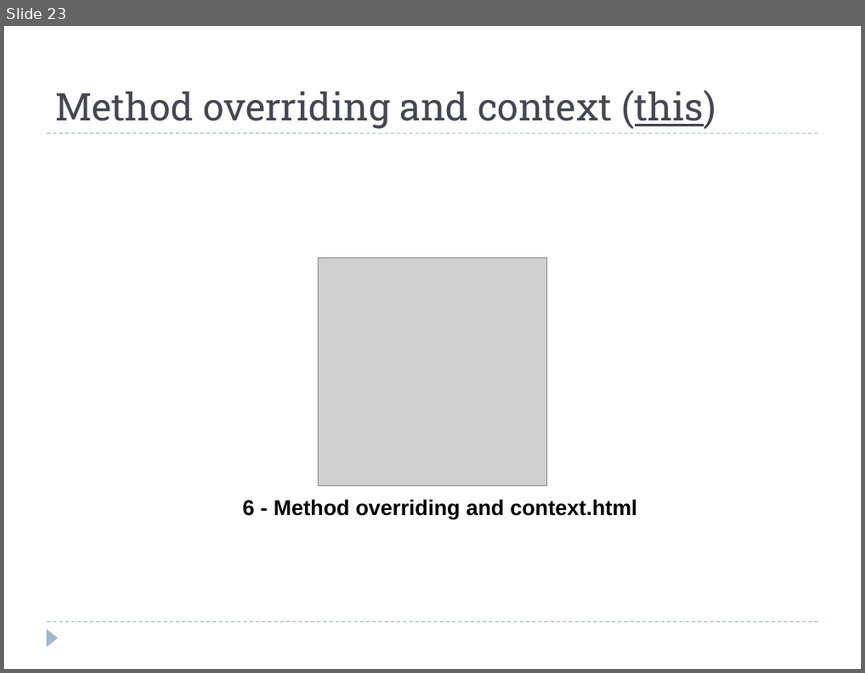
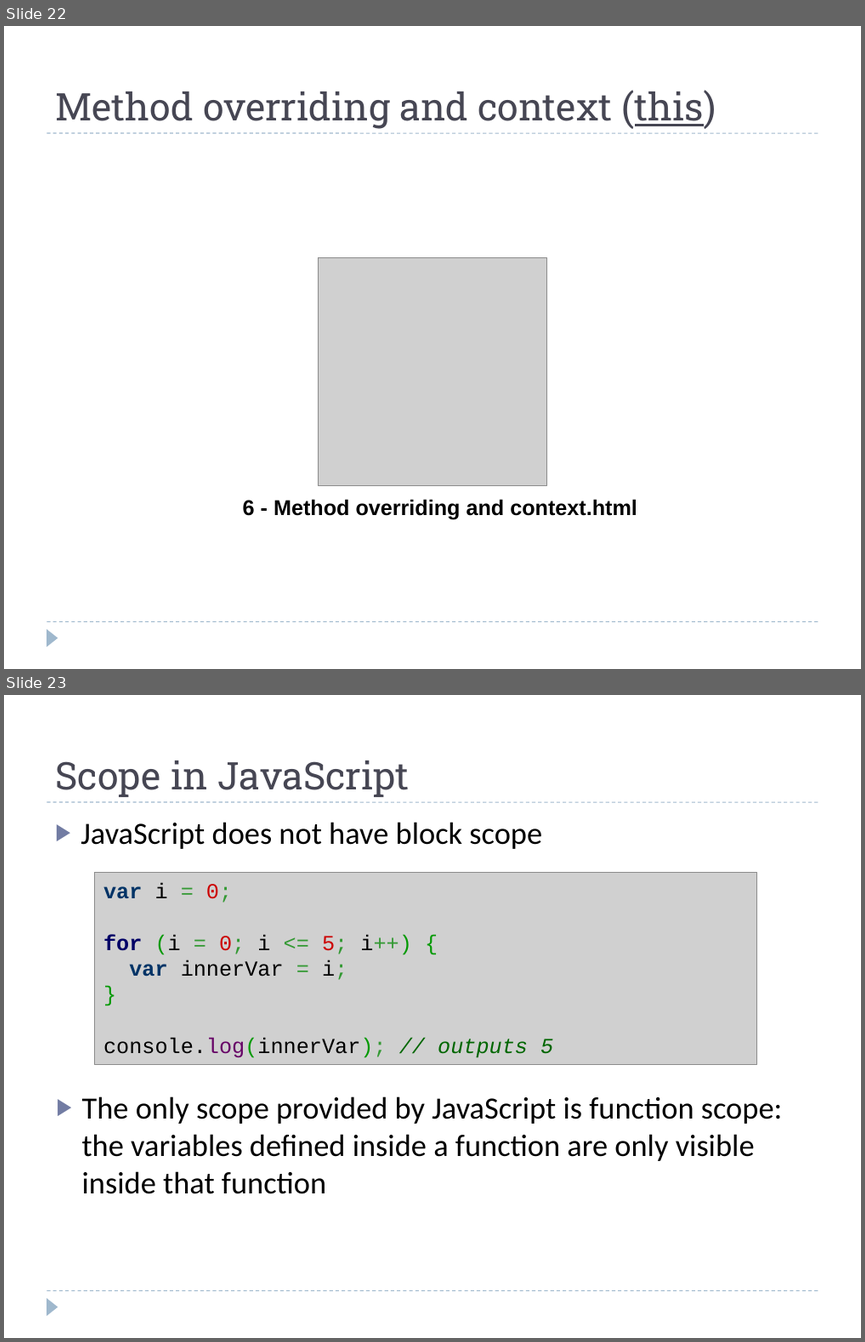
Before and after one commit to cosminnicula/OOJS, a slide deck: Presentation/HTML5 – Object Oriented JavaScript.ppt. Shown one above the other, each under a label of ours: slide 23 before the commit, slides 22 and 23 after it. The pictures are 865x673 and 865x1342 pixels, drawn with LibreOffice and Linux fonts; fonts in the diff are those of the drawing; grey boxes stand for pictures. Boxes give left, top, right and bottom in pixels: in the first picture for what was removed or moved away, otherwise in the second. Text is boxed around its words. In the diff, an @@ line names an element or a change of style, - is before the commit and + after.

```diff
--- a/Presentation/HTML5 – Object Oriented JavaScript.ppt
+++ b/Presentation/HTML5 – Object Oriented JavaScript.ppt
@@ slide 23 added at (4, 695, 861, 1338), background #FFFFFF; not listed: 3 template elements that a slide beside it also shows @@
@@ title added at (55, 760, 409, 797), 32 pt, text #464653 @@
+Scope in JavaScript
@@ text added at (80, 822, 542, 849), 26 pt, text #000000 @@
+▶ JavaScript does not have block scope
@@ picture added at (94, 873, 756, 1063) @@
@@ text added at (103, 883, 553, 1058), 18 pt, text #000000 @@
+var i = 0;
+for (i = 0; i <= 5; i++) {
+var innerVar = i;
+}
+console.log(innerVar); // outputs 5
@@ text added at (82, 1096, 782, 1194), 26 pt, text #000000 @@
+▶ The only scope provided by JavaScript is function scope: the variables defined inside a function are only visible inside that function
@@ what was slide 23 is now slide 22 @@
```
Also in this commit, not shown: 10 slides changed, 3 other slides added, 1 slide removed, 9 other files.
